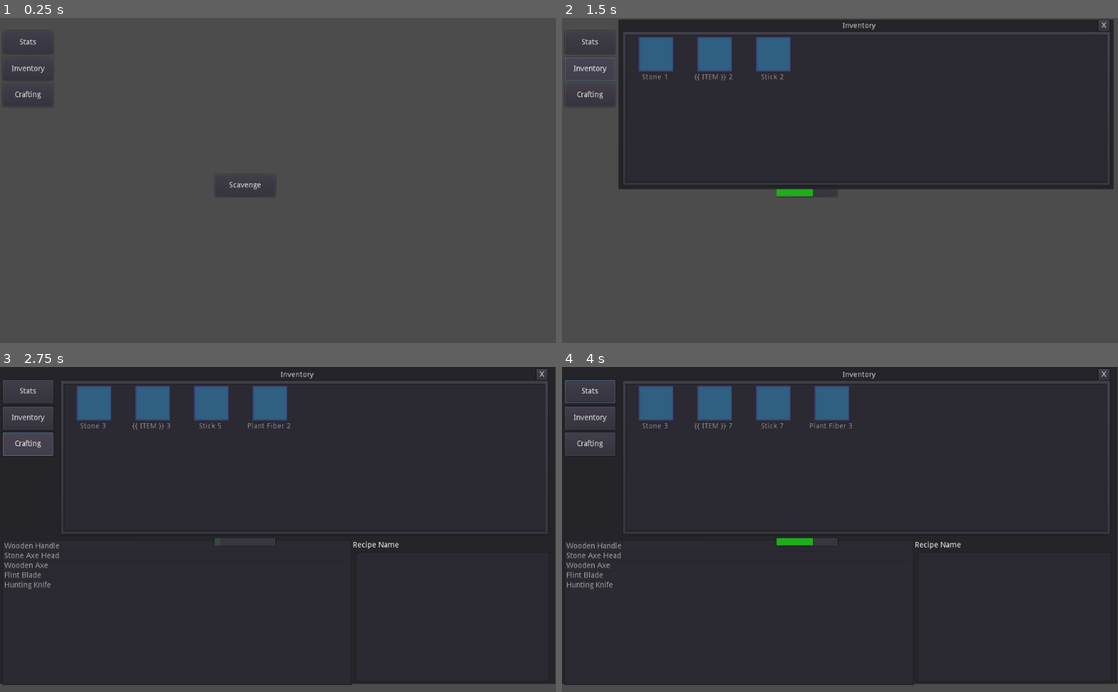
Above: before the commit, frames 1-4 (two rows, left to right).
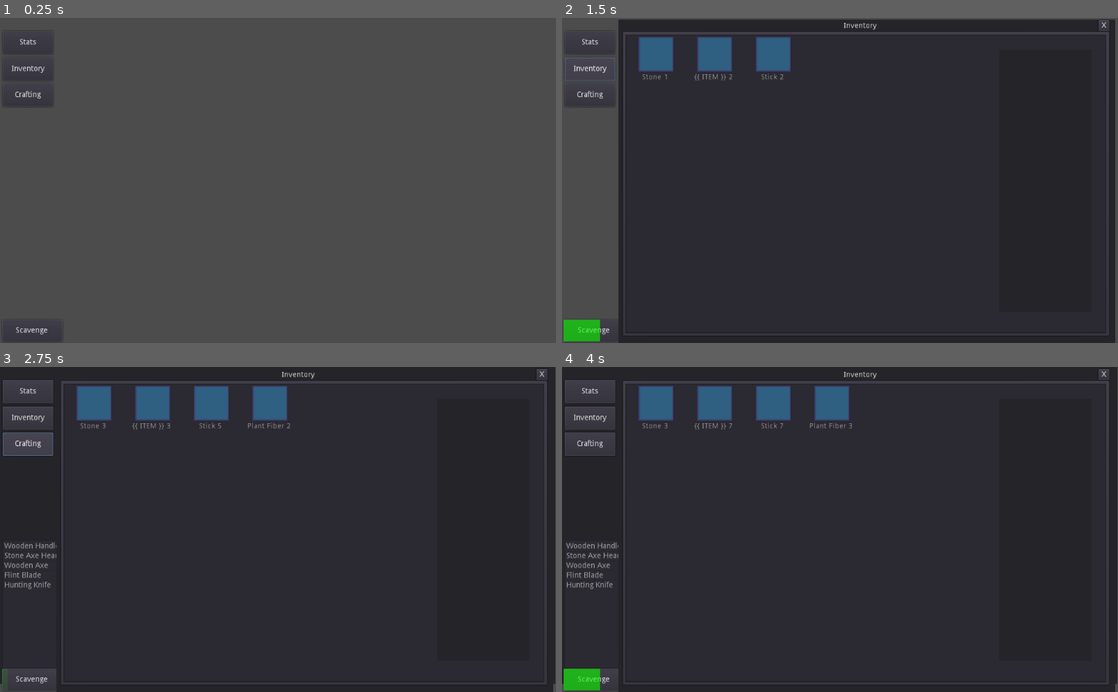
Above: after the commit, the same moments.

Repository: uncleBlobby/godot-scavenge-2d
Game: Godot game, scene res://Main.tscn
Two runs of this game, one before a commit and one after it. Both use one fixed random seed, a clock stepped at 60 frames per second and the inputs below.
Inputs:
- Up to frame 1 (0.25 s): no input
- Up to frame 2 (1.5 s): click "Scavenge" at 0.5 s; click "Inventory" at 1.25 s
- Up to frame 3 (2.75 s): click "Crafting" at 2 s
- Up to frame 4 (4 s): click "Stats" at 2.75 s; click "Scavenge" at 3.5 s

The runs differ from the first frame. In frame 1, 0.1% of the frame differs, in the area x 1-49%, y 50-100%; in frame 2, 42%, in the area x 0-100%, y 0-100%; in frame 3, 2.5%; in frame 4, 3.0%.

Commit message:
fixed inventory selection / de-selection bug

Diff:
--- a/Inventory.gd
+++ b/Inventory.gd
@@ -2,7 +2,10 @@
 
 onready var items = get_tree().get_nodes_in_group("items")
 onready var itemList = get_node("/root/Main/Inventory/Panel/InventoryList")
+onready var inventoryList = get_node("/root/Main/Inventory/Panel/InventoryList/ItemList")
 onready var this = get_node(".")
+
+onready var main = preload("Main.gd")
 
 onready var itemClass = preload("Items.gd")
 
@@ -39,6 +42,8 @@
 }
 
 var inventory = {}
+var newMain
+var globals
 
 # Called when the node enters the scene tree for the first time.
 func _ready():
@@ -46,6 +51,8 @@
 		print("Preloading items class successful.")
 		var item = itemClass.new()
 		print(item.resources)
+	newMain = main.new()
+	globals = newMain.globals
 	pass # Replace with function body.
 
 func _addItem(item):
@@ -55,8 +62,24 @@
 
 	itemList._clear()
 	itemList._populateList(inventory)
+	if globals.activeInventoryItem != null:
+		inventoryList.select(globals.activeInventoryItem[0])
 
 
 # Called every frame. 'delta' is the elapsed time since the previous frame.
-#func _process(delta):
-#	pass
+func _process(_delta):
+	globals = newMain.globals
+	if inventoryList.is_anything_selected():
+		if globals.activeInventoryItem == null:
+			var selected = inventoryList.get_selected_items()
+			globals.activeInventoryItem = inventoryList.get_selected_items()
+			var itemName = inventoryList.get_item_text(selected[0])
+			pass
+		if globals.activeInventoryItem != null:
+			var selected = inventoryList.get_selected_items()
+			globals.activeInventoryItem = inventoryList.get_selected_items()
+	if !inventoryList.is_anything_selected():
+		if globals.activeInventoryItem != null:
+			#itemDetailList populates to the right
+			var selected = inventoryList.get_selected_items()
+			globals.activeInventoryItem = inventoryList.get_selected_items()
--- a/Main.gd
+++ b/Main.gd
@@ -5,6 +5,9 @@
 # var a = 2
 # var b = "text"
 
+var globals = {
+	activeInventoryItem = null
+}
 
 # Called when the node enters the scene tree for the first time.
 func _ready():
--- a/Main.tscn
+++ b/Main.tscn
@@ -24,10 +24,10 @@
 script = ExtResource( 7 )
 
 [node name="ScavengeButton" type="Button" parent="."]
-margin_left = 396.176
-margin_top = 289.173
-margin_right = 507.176
-margin_bottom = 330.173
+margin_left = 3.61948
+margin_top = 557.37
+margin_right = 114.619
+margin_bottom = 598.37
 text = "Scavenge"
 script = ExtResource( 1 )
 __meta__ = {
@@ -71,6 +71,7 @@
 position = Vector2( -83.9196, 39.0858 )
 
 [node name="Crafting" type="Node2D" parent="."]
+visible = false
 show_behind_parent = true
 z_index = -1
 script = ExtResource( 8 )
@@ -192,15 +193,14 @@
 }
 
 [node name="Inventory" type="Node2D" parent="."]
-visible = false
 position = Vector2( -0.559448, -1.40921 )
 script = ExtResource( 5 )
 
 [node name="Panel" type="Panel" parent="Inventory"]
 margin_left = 105.0
 margin_top = 4.0
-margin_right = 1017.0
-margin_bottom = 317.0
+margin_right = 1020.0
+margin_bottom = 609.0
 __meta__ = {
 "_edit_use_anchors_": false
 }
@@ -222,8 +222,8 @@
 [node name="InventoryList" type="PanelContainer" parent="Inventory/Panel"]
 margin_left = 6.0
 margin_top = 21.0
-margin_right = 907.0
-margin_bottom = 308.0
+margin_right = 905.0
+margin_bottom = 586.0
 script = ExtResource( 6 )
 __meta__ = {
 "_edit_use_anchors_": false
@@ -232,11 +232,20 @@
 [node name="ItemList" type="ItemList" parent="Inventory/Panel/InventoryList"]
 margin_left = 7.0
 margin_top = 7.0
-margin_right = 894.0
-margin_bottom = 280.0
-max_columns = 7
+margin_right = 892.0
+margin_bottom = 558.0
+max_columns = 6
 fixed_column_width = 100
 icon_mode = 0
+
+[node name="Panel" type="Panel" parent="Inventory/Panel/InventoryList/ItemList"]
+margin_left = 688.0
+margin_top = 28.0
+margin_right = 858.0
+margin_bottom = 511.0
+__meta__ = {
+"_edit_use_anchors_": false
+}
 
 [node name="inv Window Closer" type="Node2D" parent="Inventory/Panel"]
 position = Vector2( 902.666, 1.41744 )
